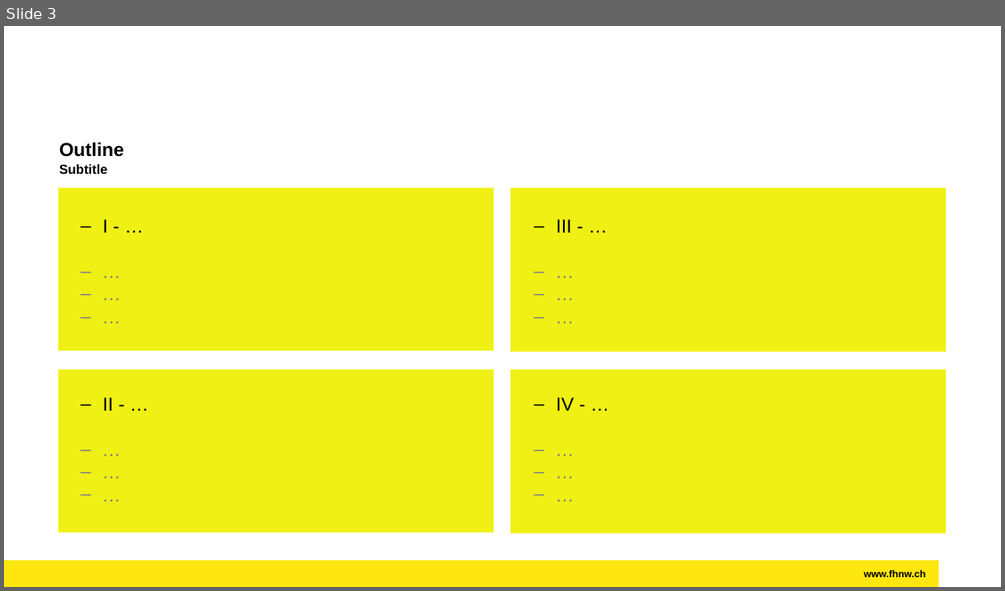
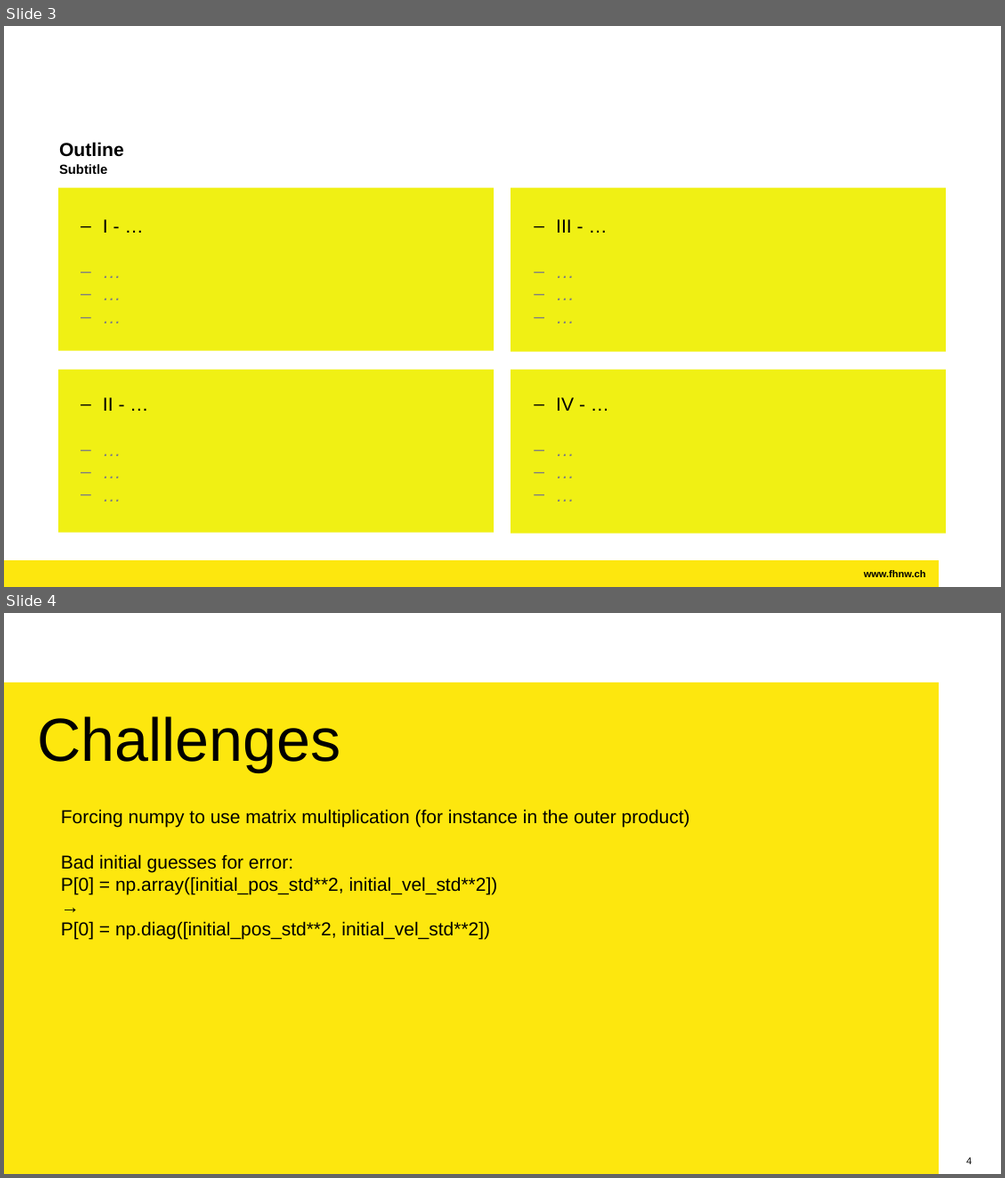
Before and after one commit to amosmatter/FS25_MSP_digitalcom, a slide deck: Project_KALM/MSP_Template.pptx. Shown one above the other, each under a label of ours: slide 3 before the commit, slides 3 and 4 after it. The pictures are 1005x591 and 1005x1178 pixels, drawn with LibreOffice and Linux fonts; fonts in the diff are those of the drawing; background and template pictures are left out. Boxes give left, top, right and bottom in pixels: in the first picture for what was removed or moved away, otherwise in the second. Text is boxed around its words. In the diff, an @@ line names an element or a change of style, - is before the commit and + after.

```diff
--- a/Project_KALM/MSP_Template.pptx
+++ b/Project_KALM/MSP_Template.pptx
@@ slide 4 added at (4,613,1001,1174), background #FFFFFF; not listed: 1 template element that a slide beside it also shows @@
@@ rectangle added at (4,682,938,1174), fill #FDE70E @@
@@ title added at (38,716,341,772), 58.5 pt, text #000000 @@
+Challenges
@@ text added at (61,809,690,940), 18 pt, text #000000 @@
+Forcing numpy to use matrix multiplication (for instance in the outer product)
+Bad initial guesses for error:
+P[0] = np.array([initial_pos_std**2, initial_vel_std**2])
+→
+P[0] = np.diag([initial_pos_std**2, initial_vel_std**2])
@@ page number added at (966,1157,971,1164), 9.5 pt, text #000000 @@
+4
```
Also in this commit, not shown: 2 slides changed, 1 slide removed, 2 other files.
